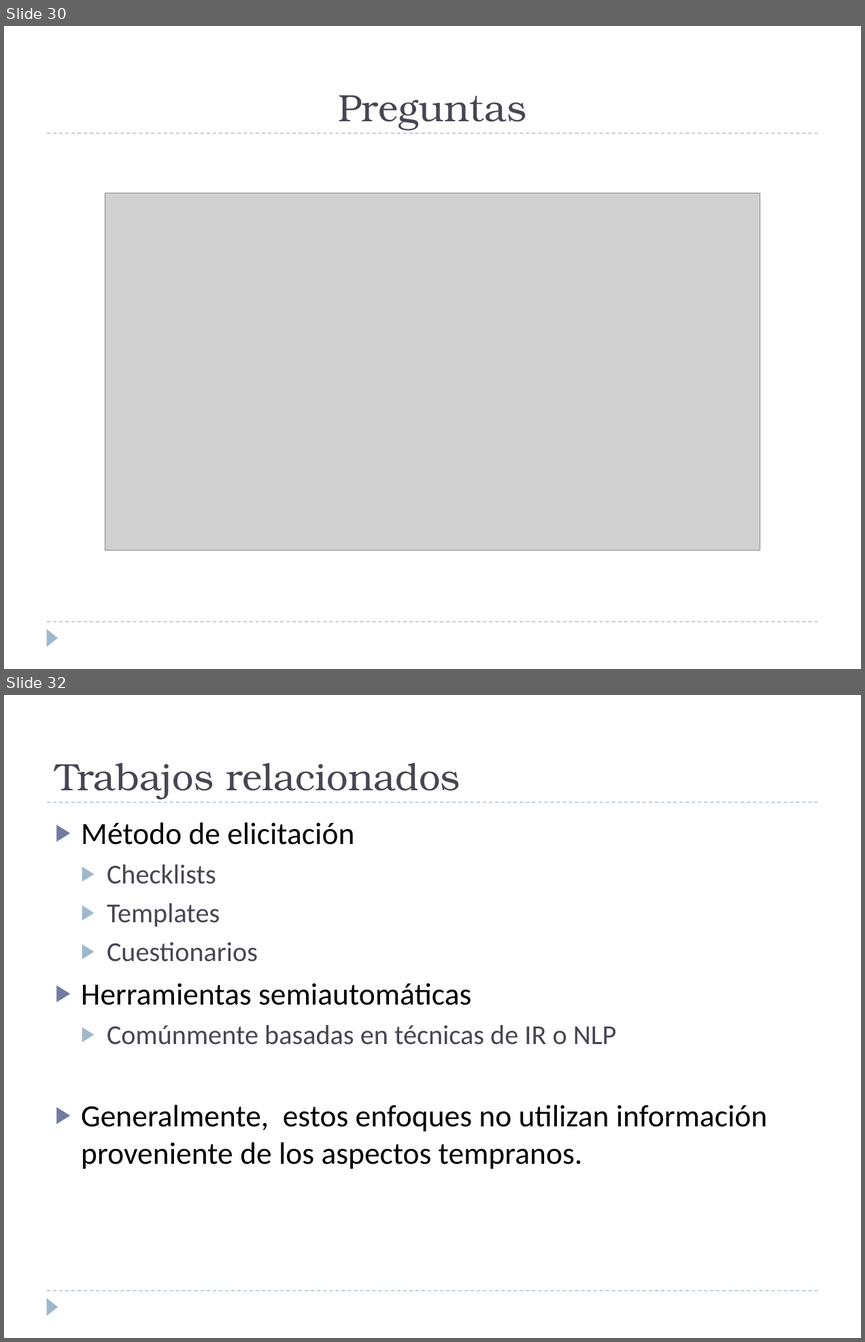
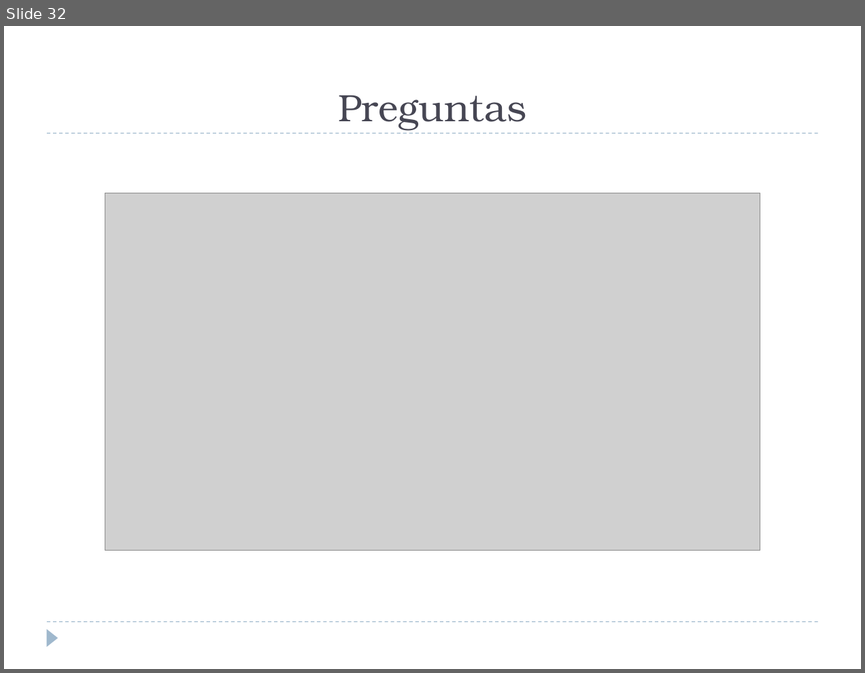
Before and after one commit to alejandrorago/qatesis2, a slide deck: Capitulos Finales/Filminas.pptx. Shown one above the other, each under a label of ours: slides 30 and 32 before the commit, slide 32 after it; the slides between them are not shown. The pictures are 865x1342 and 865x673 pixels, drawn with LibreOffice and Linux fonts; fonts in the diff are those of the drawing; grey boxes stand for pictures. Boxes give left, top, right and bottom in pixels: in the first picture for what was removed or moved away, otherwise in the second. Text is boxed around its words. In the diff, an @@ line names an element or a change of style, - is before the commit and + after.

```diff
--- a/Capitulos Finales/Filminas.pptx
+++ b/Capitulos Finales/Filminas.pptx
@@ slide 32 removed at bbox=[4, 695, 861, 1338], background #FFFFFF; not listed: 3 template elements that a slide beside it also shows @@
@@ title removed at bbox=[55, 763, 460, 799] @@
-Trabajos relacionados
@@ text removed at bbox=[81, 822, 767, 1169] @@
-▶ Método de elicitación
-  ▶ Checklists
-  ▶ Templates
-  ▶ Cuestionarios
-▶ Herramientas semiautomáticas
-  ▶ Comúnmente basadas en técnicas de IR o NLP
-▶ Generalmente, estos enfoques no utilizan información proveniente de los aspectos tempranos.
@@ what was slide 30 is now slide 32 @@
```
Also in this commit, not shown: 21 slides changed, 5 slides added, 3 other slides removed.
